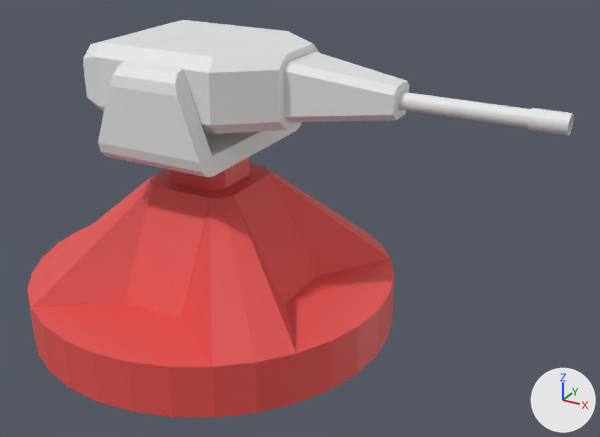
The glTF model assets/models/towers/tower_machine_gun.gltf as it was, and as the next commit left it.
Both versions are drawn from a camera (50 mm lens) standing at (0.1211, -0.1705, 0.0744) and looking at (0.0268, 0.001, -0.0113). Every picture has the same lights, and +X, +Y and +Z are marked at lower right.

Objects in the first picture: 'Barrel', 'Head', 'Mounting', 'Tower_Base'.
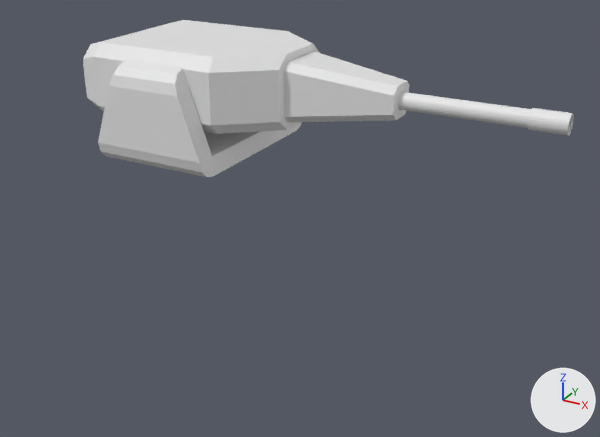
The newer file is also turned or shifted as a whole; pictures and numbers use the older file's frame.

The change in detail:
Object 'Tower_Base' (ob_tower_base) is deleted.

Location of each change, (x1, y1, x2, y2) in pixels of the pictures (600 x 437 px):
'Tower_Base', deleted (red): before (27, 157, 394, 417)
